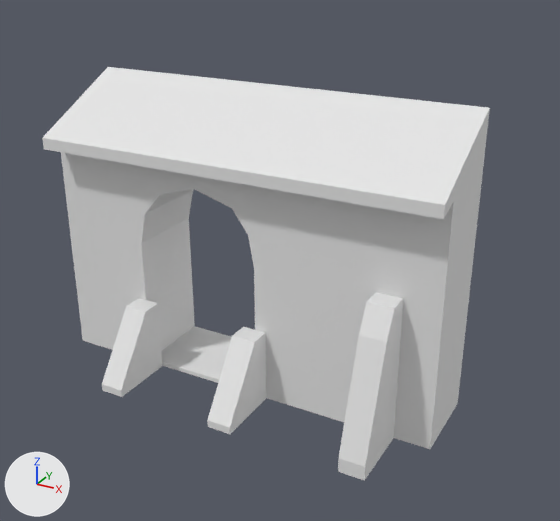
The FBX model Assets/EmaceArt/19th Century Courtyards/Meshes/EA_concrete_wall_01b.fbx, before and after one commit.
Both versions are drawn from a 50 mm lens placed at (4.48, -7.11, 5.41), pointed at (0.5, 0.13, 1.79). The axes (+X, +Y, +Z) are drawn at lower left. The lights are the same throughout. The older version comes first. Objects named as collision shapes, trigger or cutter boxes, shadow casters or lower levels of detail are left out. Where no turn or scale is listed for an object, it has been applied to the vertices.

In view in the first picture: 'EA_concrete_wall_01b_LOD0'.
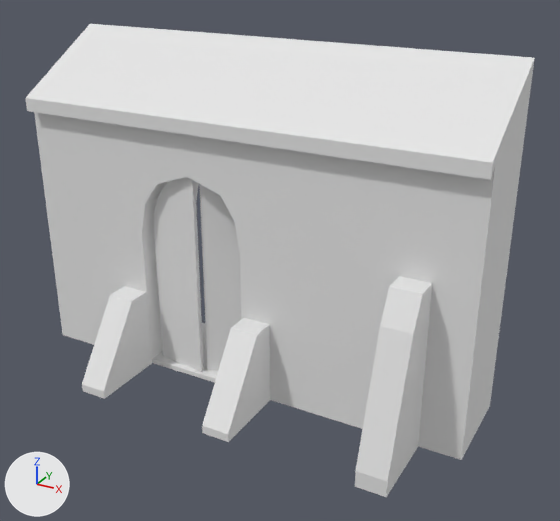
What differs and where, as boxes [x1, y1, x2, y2] in the pictures (560 x 521 px; the box of a moved part takes in the faces that stretch with it):
'EA_concrete_wall_01b_LOD0', reshaped (14% wider, 14% taller): before [42, 67, 490, 481]; after [25, 24, 535, 497]
part 1 of me_ea_concrete_wall_01b_016, moved or reshaped: before [102, 298, 162, 397]; after [82, 286, 152, 399]
part 2 of me_ea_concrete_wall_01b_016, moved or reshaped: before [207, 327, 266, 434]; after [202, 318, 270, 442]
part 3 of me_ea_concrete_wall_01b_016, moved or reshaped: before [338, 292, 403, 481]; after [355, 276, 432, 497]
part 4 of me_ea_concrete_wall_01b_016, rebuilt (14% wider, 14% taller): before [42, 67, 490, 449]; after [25, 24, 535, 460]
part 5 of me_ea_concrete_wall_01b_016, added: after [199, 184, 241, 371]
part 6 of me_ea_concrete_wall_01b_016, added: after [154, 177, 204, 372]

What changed in the scene script:
```text
Change me_ea_concrete_wall_01b_016:
    used by ob_ea_concrete_wall_01b_lod0; location = (0.0, 0.0, 0.0)
    remove me_ea_concrete_wall_01b_016.from_pydata(...)  # 64 vertices, 80 faces; spans x -2.53..2.53, y -0.93..0.93, z 0.0..3.63
    add me_ea_concrete_wall_01b_016.from_pydata(...)  # 104 vertices, 132 faces; spans x -2.89..2.89, y -1.06..1.06, z 0.0..4.15
    me_ea_concrete_wall_01b_016 part 1: the loose piece of 10 vertices spanning x -1.46..-1.15, y -0.93..-0.09, z 0.0..0.93 is scaled about the mesh origin by 1.14
    me_ea_concrete_wall_01b_016 part 2: the loose piece of 10 vertices spanning x 0.12..0.43, y -0.93..-0.09, z 0.0..0.93 is scaled about the mesh origin by 1.14
    me_ea_concrete_wall_01b_016 part 3: the loose piece of 12 vertices spanning x 1.79..2.1, y -0.93..-0.09, z 0.0..1.78 is scaled about the mesh origin by 1.14
    me_ea_concrete_wall_01b_016 part 4: the loose piece of 32 vertices spanning x -2.53..2.53, y -0.37..0.93, z 0.0..3.63 is rebuilt with 32 vertices and now spans x -2.89..2.89, y -0.22..1.06, z 0.0..4.15
    me_ea_concrete_wall_01b_016 part 5: a new loose piece of 20 vertices spanning x -0.54..0.13, y 0.02..0.31, z 0.06..2.68, in mat_wood (white #e7e7e7)
    me_ea_concrete_wall_01b_016 part 6: a new loose piece of 20 vertices spanning x -1.24..-0.56, y -0.06..0.09, z 0.06..2.68, in mat_wood (white #e7e7e7)
```
